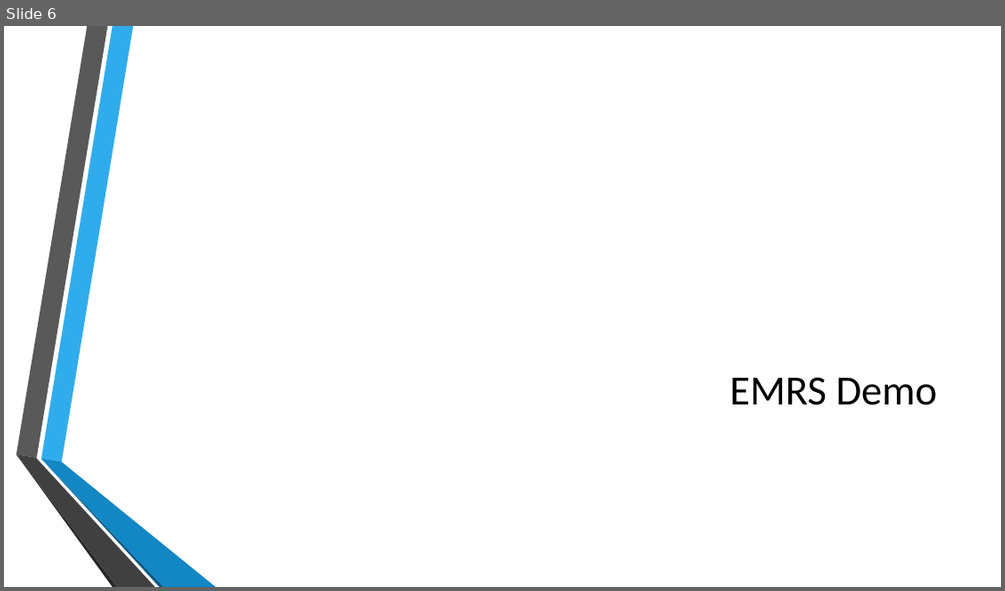
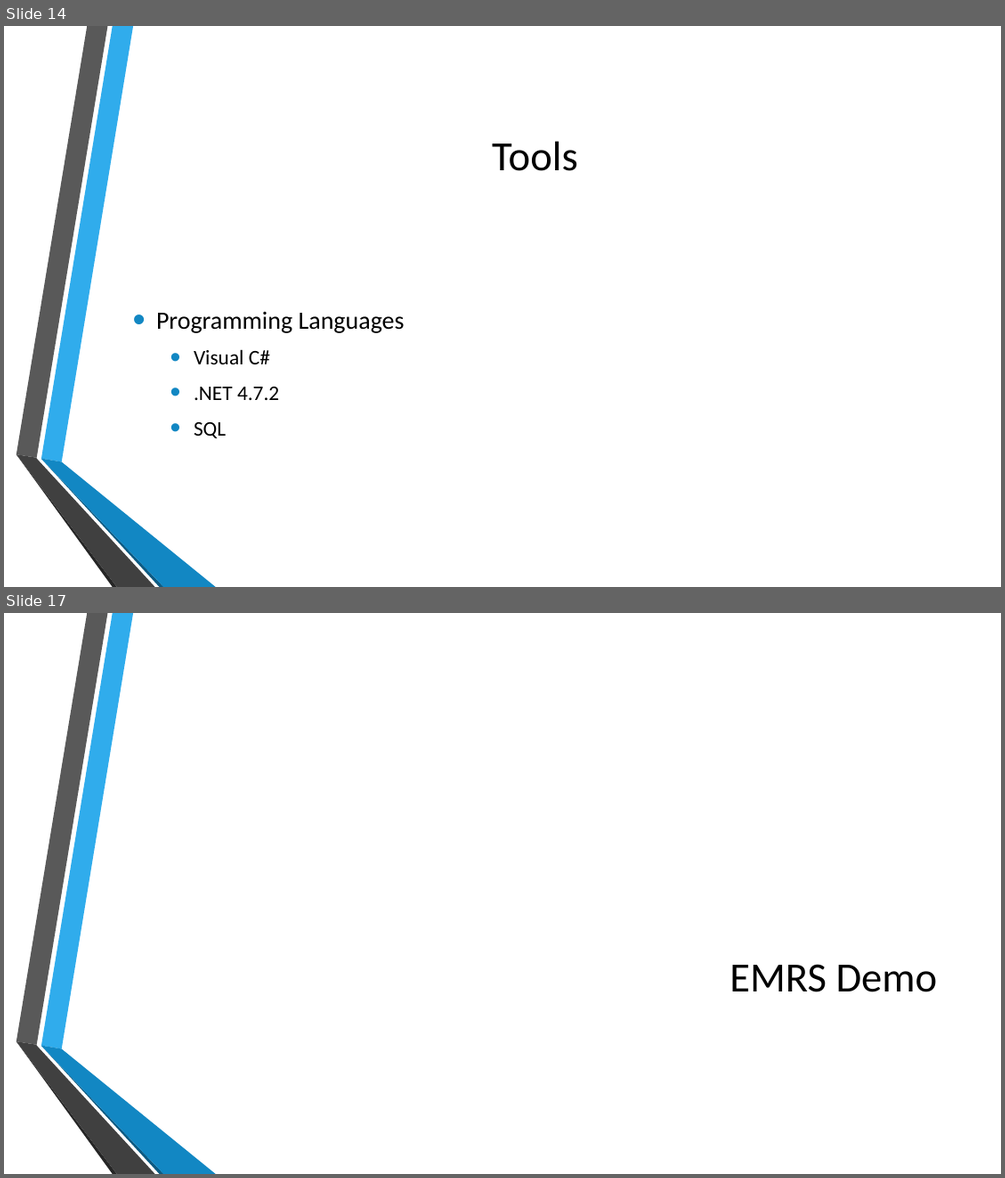
Before and after one commit to John-Neis/CSCI-455-Project, a slide deck: Presentation/Project_Presentation.pptx. Shown one above the other, each under a label of ours: slide 6 before the commit, slides 14 and 17 after it; the slides between them are not shown. The pictures are 1005x591 and 1005x1178 pixels, drawn with LibreOffice and Linux fonts; fonts in the diff are those of the drawing; background and template pictures are left out. Boxes give left, top, right and bottom in pixels: in the first picture for what was removed or moved away, otherwise in the second. Text is boxed around its words. In the diff, an @@ line names an element or a change of style, - is before the commit and + after.

```diff
--- a/Presentation/Project_Presentation.pptx
+++ b/Presentation/Project_Presentation.pptx
@@ slide 14 added at (x1=4, y1=26, x2=1001, y2=587), background picture (left out); not listed: 6 template elements that a slide beside it also shows @@
@@ title added at (x1=492, y1=141, x2=578, y2=171), 40 pt, text #000000 @@
+Tools
@@ text added at (x1=156, y1=312, x2=404, y2=438), 24 pt, text #000000 @@
+• Programming Languages
+  • Visual C#
+  • .NET 4.7.2
+  • SQL
@@ what was slide 6 is now slide 17 @@
```
Also in this commit, not shown: 2 slides changed, 12 other slides added, 2 slides removed.
